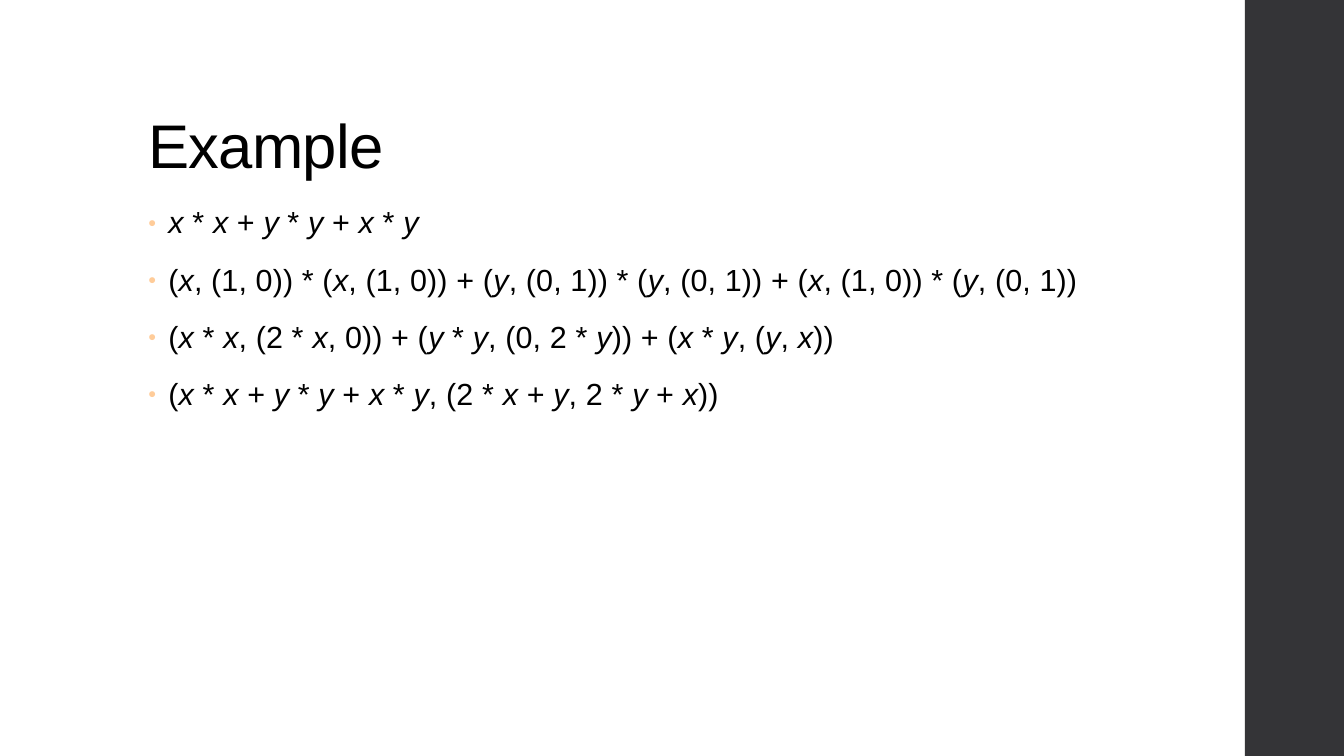
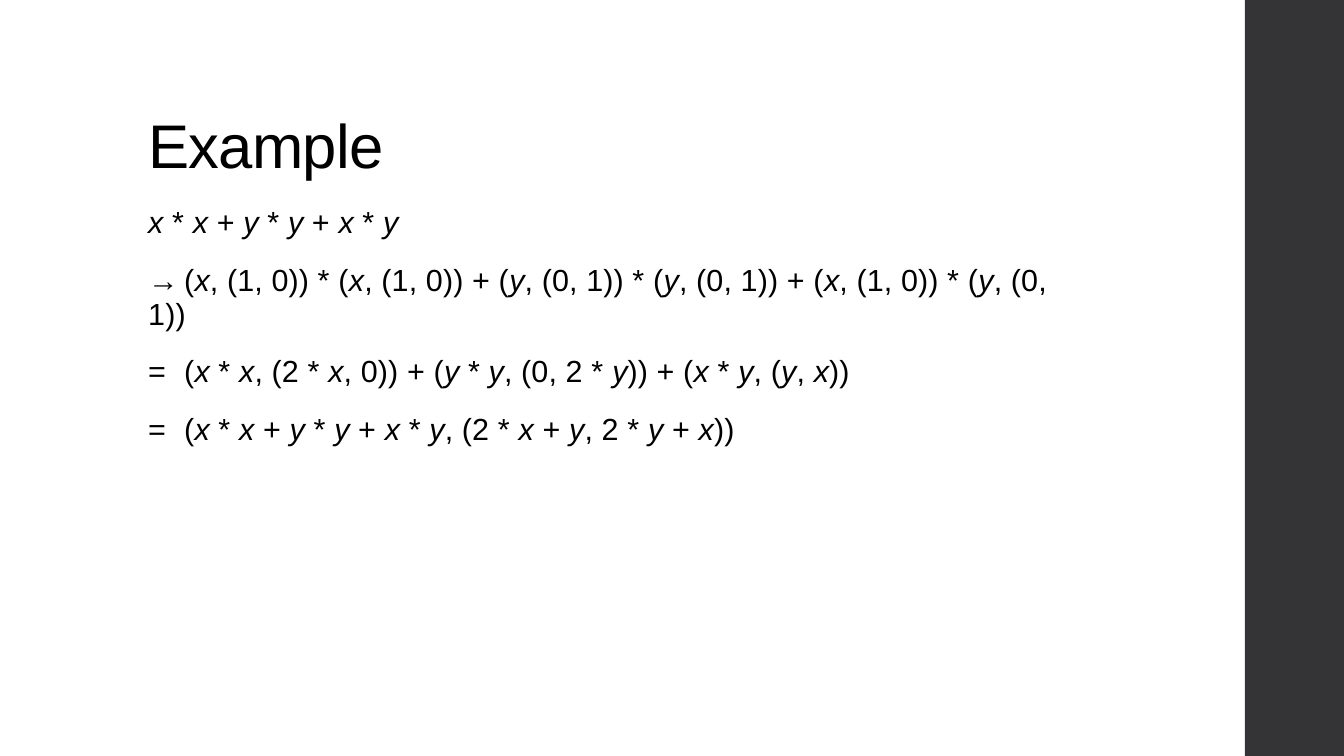
Before and after one commit to ThoughtWorksInc/DeepDarkFantasy, a slide deck: slide 21 of Talk.pptx. Drawn at 1344x756 pixels with LibreOffice and Linux fonts; fonts in the diff are those of the drawing. Boxes give left, top, right and bottom in pixels: in the first picture for what was removed or moved away, otherwise in the second. Text is boxed around its words. In the diff, an @@ line names an element or a change of style, - is before the commit and + after.

```diff
--- a/Talk.pptx
+++ b/Talk.pptx
@@ text at (148, 217, 398, 239): bullet ● to none @@
@@ text at (148, 269, 1047, 446): text changed @@
-● (x, (1, 0)) * (x, (1, 0)) + (y, (0, 1)) * (y, (0, 1)) + (x, (1, 0)) * (y, (0, 1))
-● (x * x, (2 * x, 0)) + (y * y, (0, 2 * y)) + (x * y, (y, x))
-● (x * x + y * y + x * y, (2 * x + y, 2 * y + x))
+→ (x, (1, 0)) * (x, (1, 0)) + (y, (0, 1)) * (y, (0, 1)) + (x, (1, 0)) * (y, (0, 1))
+= (x * x, (2 * x, 0)) + (y * y, (0, 2 * y)) + (x * y, (y, x))
+= (x * x + y * y + x * y, (2 * x + y, 2 * y + x))
```
Also in this commit, not shown: 38 other slides changed.
